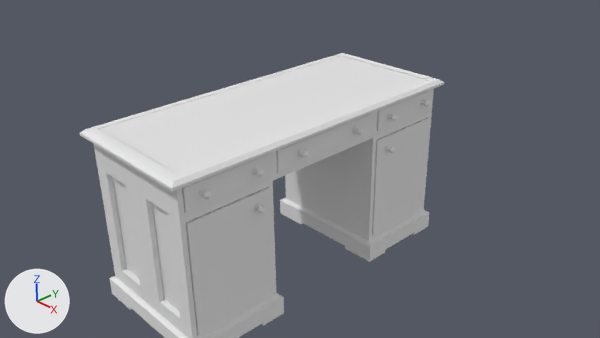
The Blender file PSMG_SS_2015_VGHS/Blenderfiles/office/desk.blend, before and after one commit.
Rendered twice from the file's camera 'Camera'. Every picture has the same lights, and +X, +Y and +Z are marked at lower left.

Names of what the first picture shows: 'desk', 'frame'.
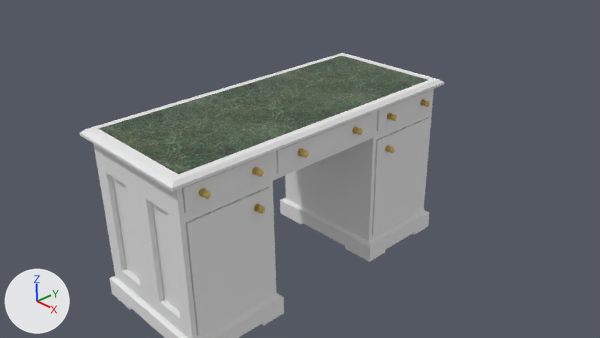
The change, as a diff of the scene's bpy script:
```diff
--- a/PSMG_SS_2015_VGHS/Blenderfiles/office/desk.blend.py
+++ b/PSMG_SS_2015_VGHS/Blenderfiles/office/desk.blend.py
@@ img_desk_plate_jpg @@
+img_desk_plate_jpg = load_image('desk-plate.jpg', 'textures/desk-plate.jpg', 480, 480, 'sRGB')
@@ mat_desk_plate_jpg @@
+mat_desk_plate_jpg = principled_material('desk-plate.jpg')
+mat_desk_plate_jpg.texture = img_desk_plate_jpg
@@ me_plane @@
 # used by ob_desk; location = (0.002, 0.002, 1.613); scale = (1.04, 2.58, 1.0)
 # verts and faces of me_plane; kept vertices keep their numbers, new ones are numbered from 4
 # before: 0 (-1.0, -1.0, 0.0) at pixel (99, 128), 1 (1.0, -1.0, 0.0) at pixel (179, 174), 2 (-1.0, 1.0, 0.0) at pixel (341, 55), 3 (1.0, 1.0, 0.0) at pixel (428, 80)
-me_plane.from_pydata(...)  # 4 vertices, 1 face; spans x -1.0..1.0, y -1.0..1.0, z 0.0
+me_plane.from_pydata(...)  # 8 vertices, 6 faces; spans x -1.0..1.0, y -1.0..1.0, z -0.02..0.0
+# me_plane part 1
+for new, old in zip([*range(4, 8)], [*range(0, 4)]): verts[new] = verts[old] + (0.0, 0.0, -0.02)
+faces += [(4, 6, 7, 5), (0, 2, 6, 4), (0, 4, 5, 1), (1, 5, 7, 3), (2, 3, 7, 6)]
+# me_plane part 2: 1 face spanning x -1.0..1.0, y -1.0..1.0, z 0.0 switches from no material to mat_desk_plate_jpg (picture img_desk_plate_jpg)
+me_plane.materials.append(mat_desk_plate_jpg)  # picture img_desk_plate_jpg
@@ ob_desk @@
 ob_desk = bpy.data.objects.new('desk', me_plane)
-ob_desk.location = (0.002, 0.002, 1.613)
+ob_desk.location = (0.002, 0.002, 1.621)
 ob_desk.scale = (1.04, 2.58, 1.0)
```

Location of each change, (x1, y1, x2, y2) in pixels of the pictures (600 x 338 px):
'desk', reshaped, moved: (100, 56, 427, 174) in both
part 1 of me_plane, added: after (100, 81, 425, 174)
part 2 of me_plane, recoloured: (100, 56, 427, 174) in both
